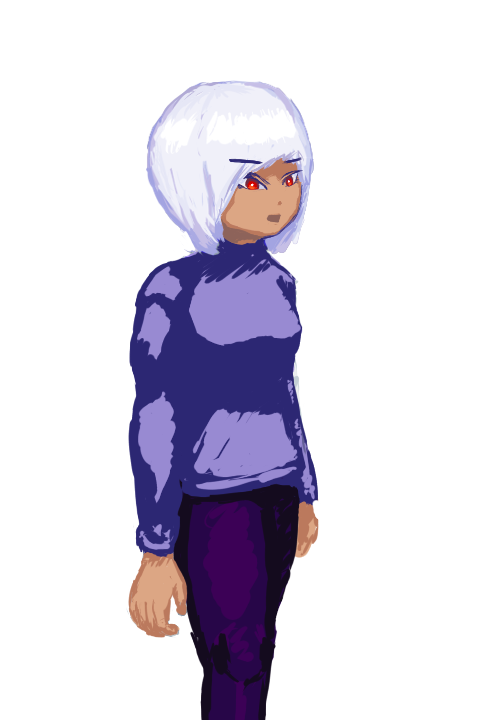
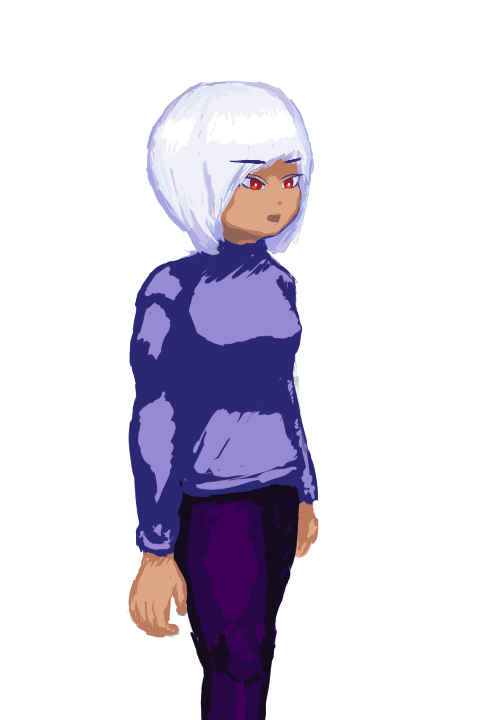
Comparing the layer stacks of the two w=480, h=720 images. Changes:
painted on "face-normal" over left=229, top=158, right=305, bottom=209
painted on "Paint Layer 1" over left=229, top=158, right=305, bottom=209
